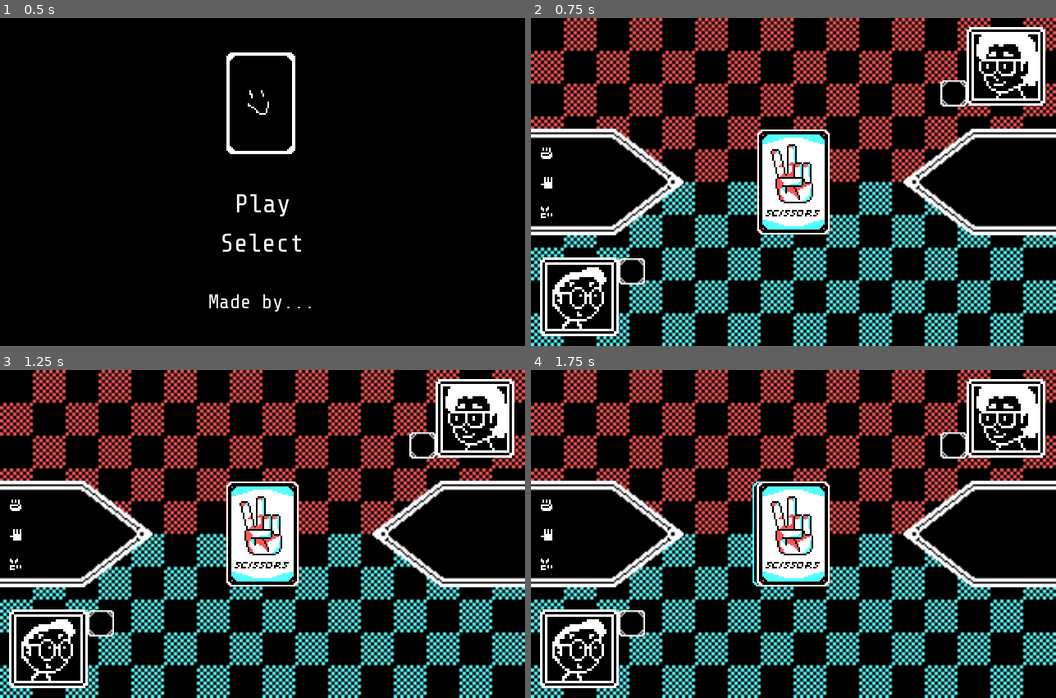
Above: before the commit, frames 1-4 (two rows, left to right).
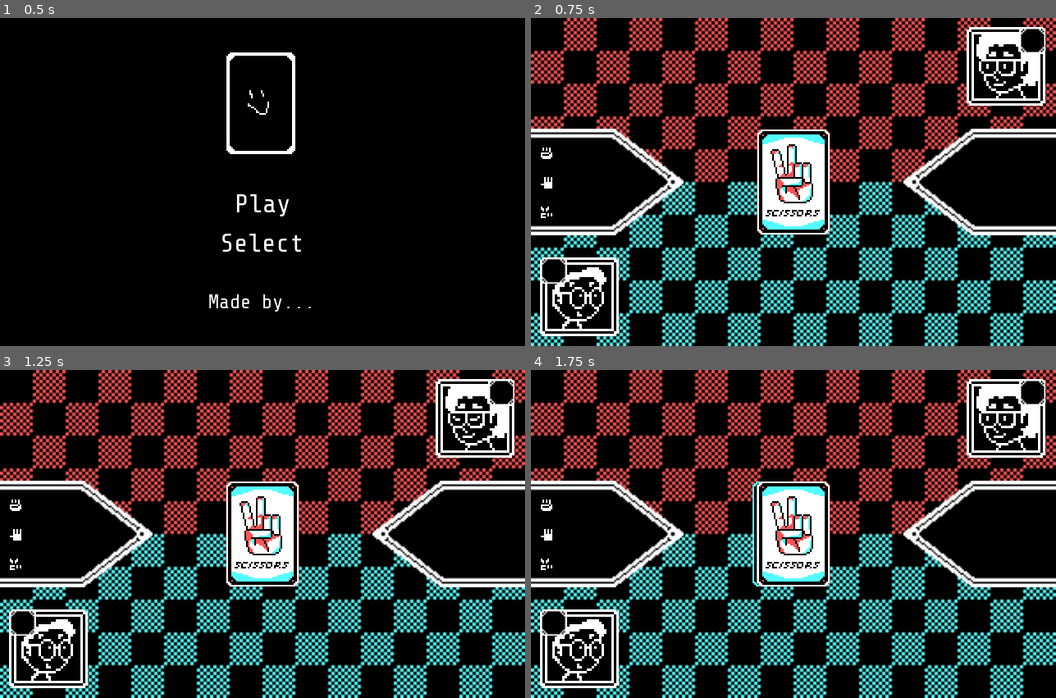
Above: after the commit, the same moments.

Repository: enunezs/EC2020GameJam
Game: Godot game, scene res://Scenes/MainMenu.tscn
The game is run twice, just before and just after one commit, with the same random seed, the same clock (stepped at 60 frames per second) and the same inputs.
Inputs (mouse positions are in pixels of both pictures, inside the frame that each line leads up to):
- Up to frame 1 (0.5 s): no input
- Up to frame 2 (0.75 s): click "Play" at 0.5 s
- Up to frame 3 (1.25 s): no input
- Up to frame 4 (1.75 s): tap Enter at 1.25 s; move the mouse to (993, 534) at 1.27 s; click (993, 534) at 1.42 s

Frame 1 is identical in both runs. In frame 2, 0.9% of the frame differs, in the area x 1-98%, y 3-82%; in frame 3, 0.9%; in frame 4, 0.9%.

Commit message:
Positioning

Diff:
--- a/Scenes/Game.tscn
+++ b/Scenes/Game.tscn
@@ -23,63 +23,63 @@
 [sub_resource type="RectangleShape2D" id=2]
 extents = Vector2( 47.3345, 28.3815 )
 
-[sub_resource type="AtlasTexture" id=13]
-atlas = ExtResource( 13 )
-region = Rect2( 32, 0, 32, 32 )
-
 [sub_resource type="AtlasTexture" id=3]
 atlas = ExtResource( 13 )
 region = Rect2( 0, 0, 32, 32 )
 
-[sub_resource type="AtlasTexture" id=14]
+[sub_resource type="AtlasTexture" id=4]
+atlas = ExtResource( 13 )
+region = Rect2( 32, 0, 32, 32 )
+
+[sub_resource type="AtlasTexture" id=5]
 atlas = ExtResource( 13 )
 region = Rect2( 0, 0, 32, 32 )
 
 [sub_resource type="SpriteFrames" id=6]
 animations = [ {
-"frames": [ SubResource( 13 ) ],
+"frames": [ SubResource( 3 ) ],
+"loop": true,
+"name": "Idle",
+"speed": 5.0
+}, {
+"frames": [ SubResource( 4 ) ],
 "loop": true,
 "name": "Sad",
 "speed": 5.0
 }, {
-"frames": [ SubResource( 3 ) ],
-"loop": true,
-"name": "Idle",
-"speed": 5.0
-}, {
-"frames": [ SubResource( 14 ) ],
+"frames": [ SubResource( 5 ) ],
 "loop": true,
 "name": "Happy",
 "speed": 5.0
 } ]
 
-[sub_resource type="AtlasTexture" id=11]
-atlas = ExtResource( 14 )
-region = Rect2( 0, 0, 32, 32 )
-
-[sub_resource type="AtlasTexture" id=12]
-atlas = ExtResource( 14 )
-region = Rect2( 32, 0, 32, 32 )
-
 [sub_resource type="AtlasTexture" id=7]
 atlas = ExtResource( 14 )
 region = Rect2( 0, 0, 32, 32 )
 
+[sub_resource type="AtlasTexture" id=8]
+atlas = ExtResource( 14 )
+region = Rect2( 64, 0, 32, 32 )
+
 [sub_resource type="AtlasTexture" id=9]
 atlas = ExtResource( 14 )
-region = Rect2( 64, 0, 32, 32 )
-
-[sub_resource type="SpriteFrames" id=10]
+region = Rect2( 0, 0, 32, 32 )
+
+[sub_resource type="AtlasTexture" id=10]
+atlas = ExtResource( 14 )
+region = Rect2( 32, 0, 32, 32 )
+
+[sub_resource type="SpriteFrames" id=11]
 animations = [ {
-"frames": [ SubResource( 11 ), SubResource( 12 ) ],
+"frames": [ SubResource( 7 ), SubResource( 7 ), SubResource( 7 ), SubResource( 8 ), SubResource( 7 ), SubResource( 7 ), SubResource( 7 ), SubResource( 7 ), SubResource( 7 ), SubResource( 7 ) ],
+"loop": true,
+"name": "Idle",
+"speed": 3.0
+}, {
+"frames": [ SubResource( 9 ), SubResource( 10 ) ],
 "loop": true,
 "name": "Talk",
 "speed": 8.0
-}, {
-"frames": [ SubResource( 7 ), SubResource( 7 ), SubResource( 7 ), SubResource( 9 ), SubResource( 7 ), SubResource( 7 ), SubResource( 7 ), SubResource( 7 ), SubResource( 7 ), SubResource( 7 ) ],
-"loop": true,
-"name": "Idle",
-"speed": 3.0
 } ]
 
 [node name="Game" type="Node2D"]
@@ -280,7 +280,7 @@
 animation = "Idle"
 
 [node name="ScoreFrame" type="Sprite" parent="UI/KidSprite"]
-position = Vector2( 21.1817, -10.4704 )
+position = Vector2( -10.6023, -10.7205 )
 scale = Vector2( 0.666667, 0.666667 )
 texture = ExtResource( 15 )
 
@@ -301,14 +301,14 @@
 [node name="GrannySprite" type="AnimatedSprite" parent="UI"]
 position = Vector2( 289.733, 29.7292 )
 scale = Vector2( 1.5, 1.5 )
-frames = SubResource( 10 )
+frames = SubResource( 11 )
 animation = "Idle"
-frame = 6
+frame = 1
 playing = true
 flip_h = true
 
 [node name="ScoreFrame" type="Sprite" parent="UI/GrannySprite"]
-position = Vector2( -21.3495, 10.7834 )
+position = Vector2( 10.6706, -10.6525 )
 scale = Vector2( 0.666667, 0.666667 )
 texture = ExtResource( 15 )
 
Not shown, added: Cards/Sprites/Card_Made by-1.png.png.import
Not shown, added: Cards/Sprites/Card_Play-1.png.png.import
Not shown, added: Cards/Sprites/Card_Select-1.png.png.import
